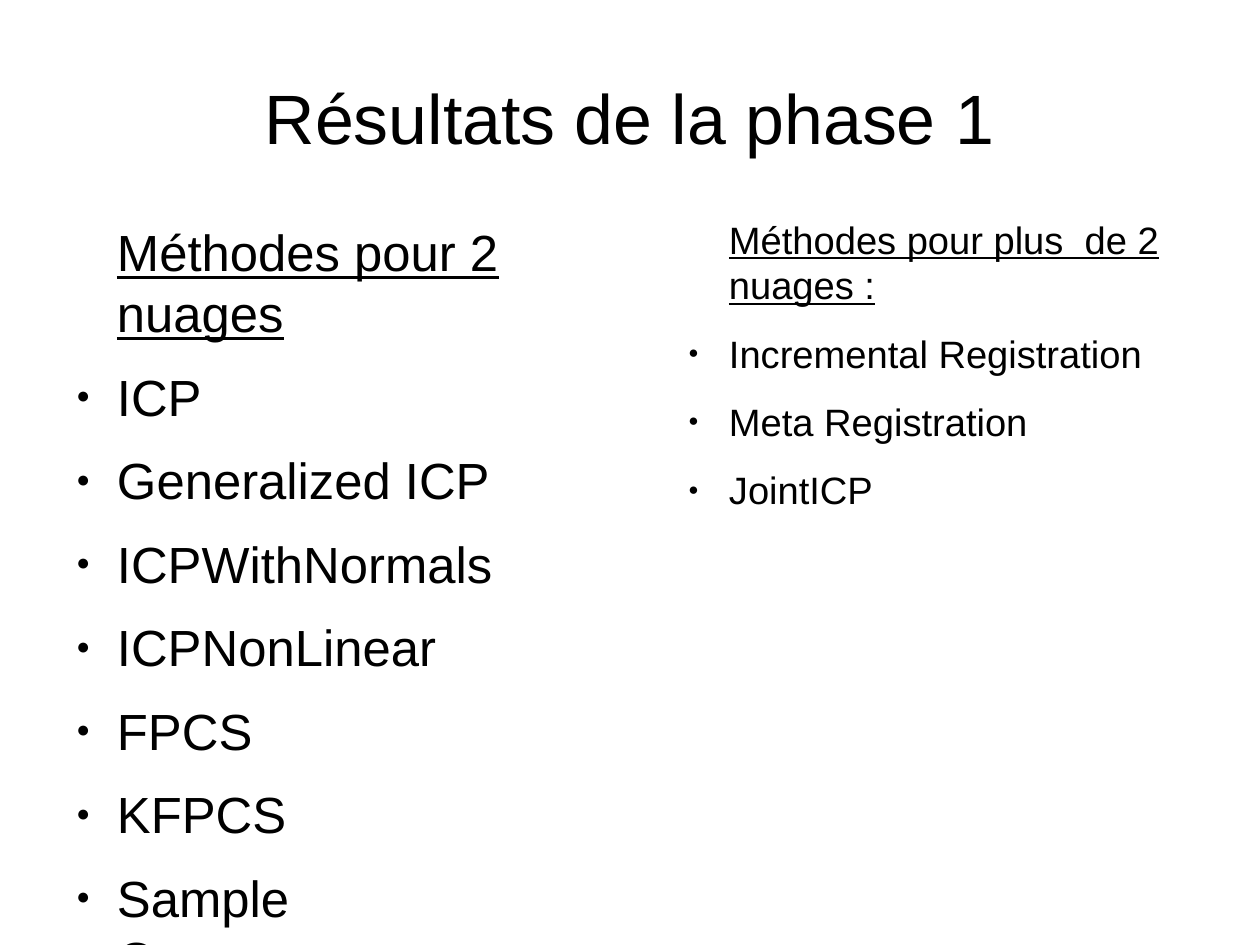
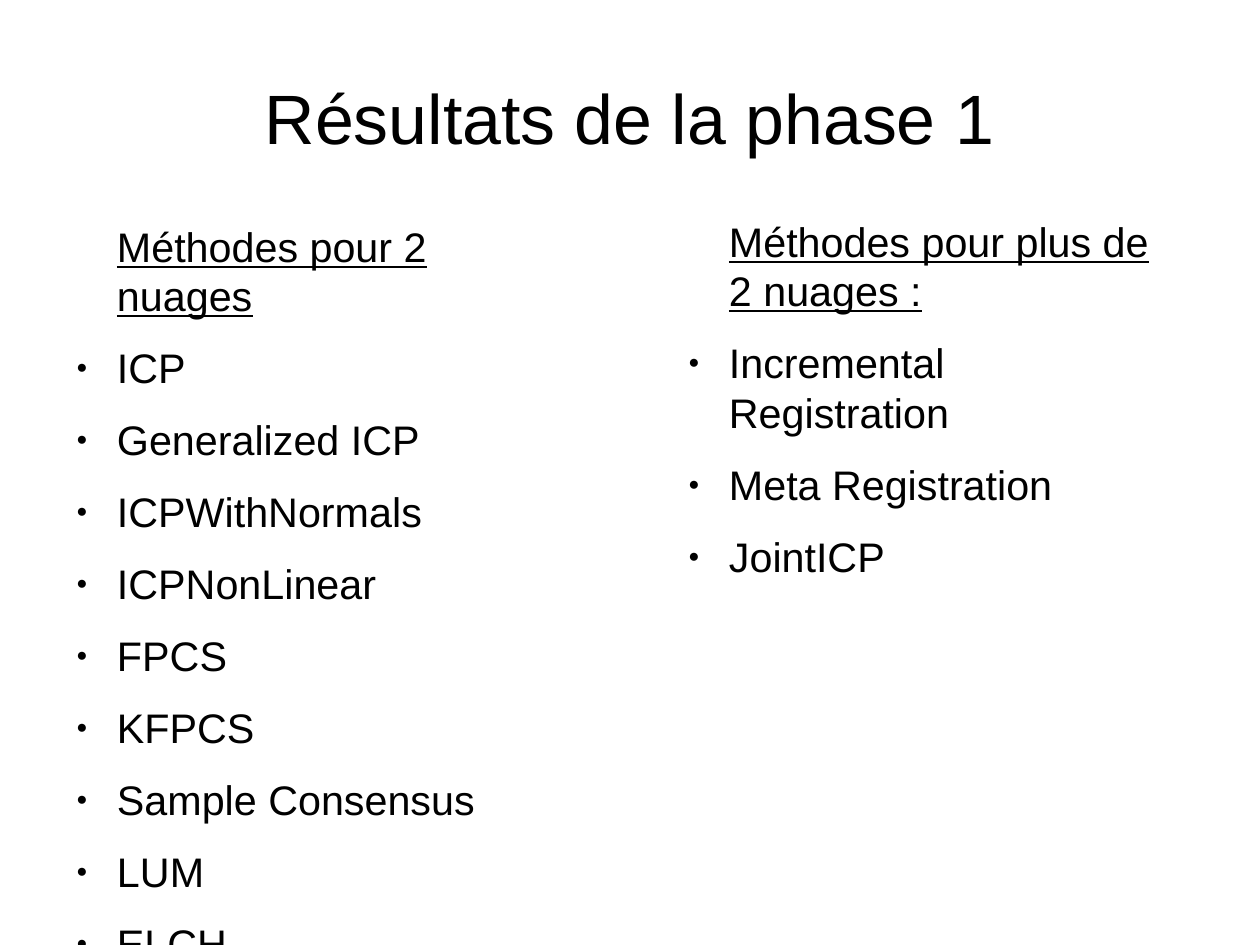
Before and after one commit to MABILYJohan/TER_Recalage_multi_points, a slide deck: slide 5 of Rapports et diapos/Diapositive_TER.odp. Drawn at 1260x945 pixels with LibreOffice and Linux fonts; fonts in the diff are those of the drawing. Boxes give left, top, right and bottom in pixels: in the first picture for what was removed or moved away, otherwise in the second. Text is boxed around its words. In the diff, an @@ line names an element or a change of style, - is before the commit and + after.

```diff
--- a/Rapports et diapos/Diapositive_TER.odp
+++ b/Rapports et diapos/Diapositive_TER.odp
@@ text "Méthodes pour 2 nuages" at (117, 231, 474, 888): size 32 to 26 pt @@
@@ text "Méthodes pour plus de 2 ..." at (729, 226, 1149, 573): size 24 to 26 pt @@
```
Also in this commit, not shown: 1 other slide changed, 1 slide added.
